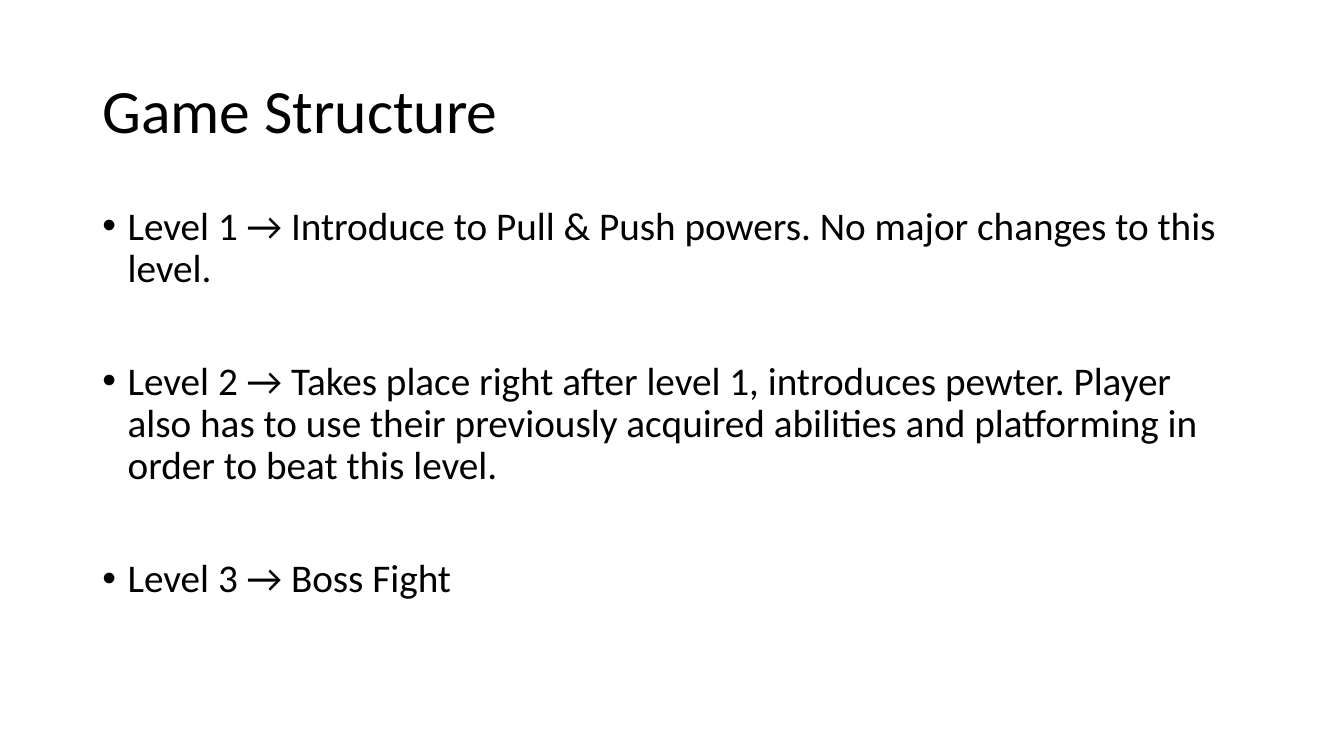
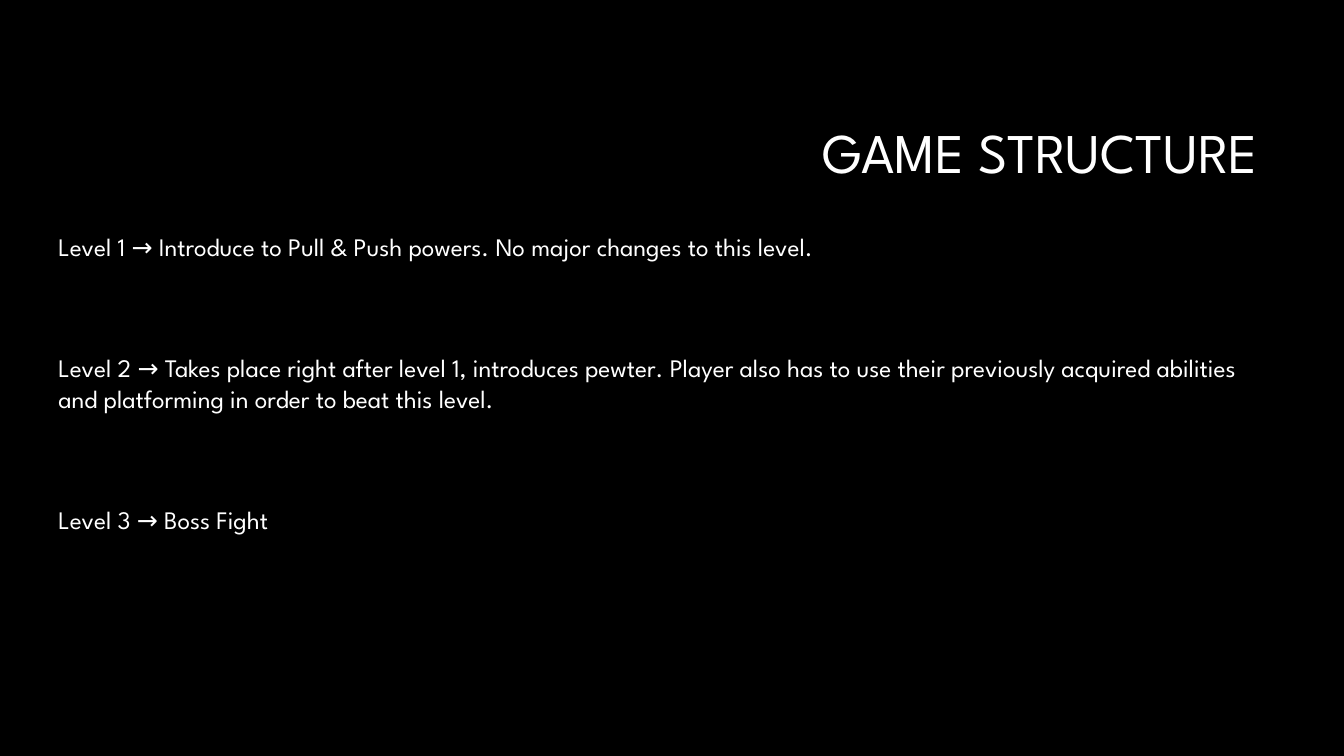
Before and after one commit to christian-plourde/COMP376-Project, a slide deck: slide 3 of Final demo presentation/Mistborn Ragnarok.pptx. Drawn at 1344x756 pixels with LibreOffice and Linux fonts; fonts in the diff are those of the drawing; background and template pictures are left out. Boxes give left, top, right and bottom in pixels: in the first picture for what was removed or moved away, otherwise in the second. Text is boxed around its words. In the diff, an @@ line names an element or a change of style, - is before the commit and + after.

```diff
--- a/Final demo presentation/Mistborn Ragnarok.pptx
+++ b/Final demo presentation/Mistborn Ragnarok.pptx
@@ background #FFFFFF to #000000 @@
@@ title at (x1=822, y1=135, x2=1258, y2=174): text changed; size 44 to 40 pt; font Calibri to League Spartan; text colour #000000 to #FFFFFF @@
-Game Structure
+GAME STRUCTURE
@@ text "Level 1 → Introduce to ..." moved from (x1=128, y1=212, x2=1216, y2=599) to (x1=58, y1=238, x2=1236, y2=535) @@
@@ text "Level 1 → Introduce to ..." at (x1=58, y1=238, x2=1236, y2=535): size 28 to 18 pt, font Calibri to League Spartan, text colour #000000 to #FFFFFF; bullet • to none; line spacing 0.9 to 1; less space between paragraphs @@
```
Also in this commit, not shown: 5 other slides changed.
